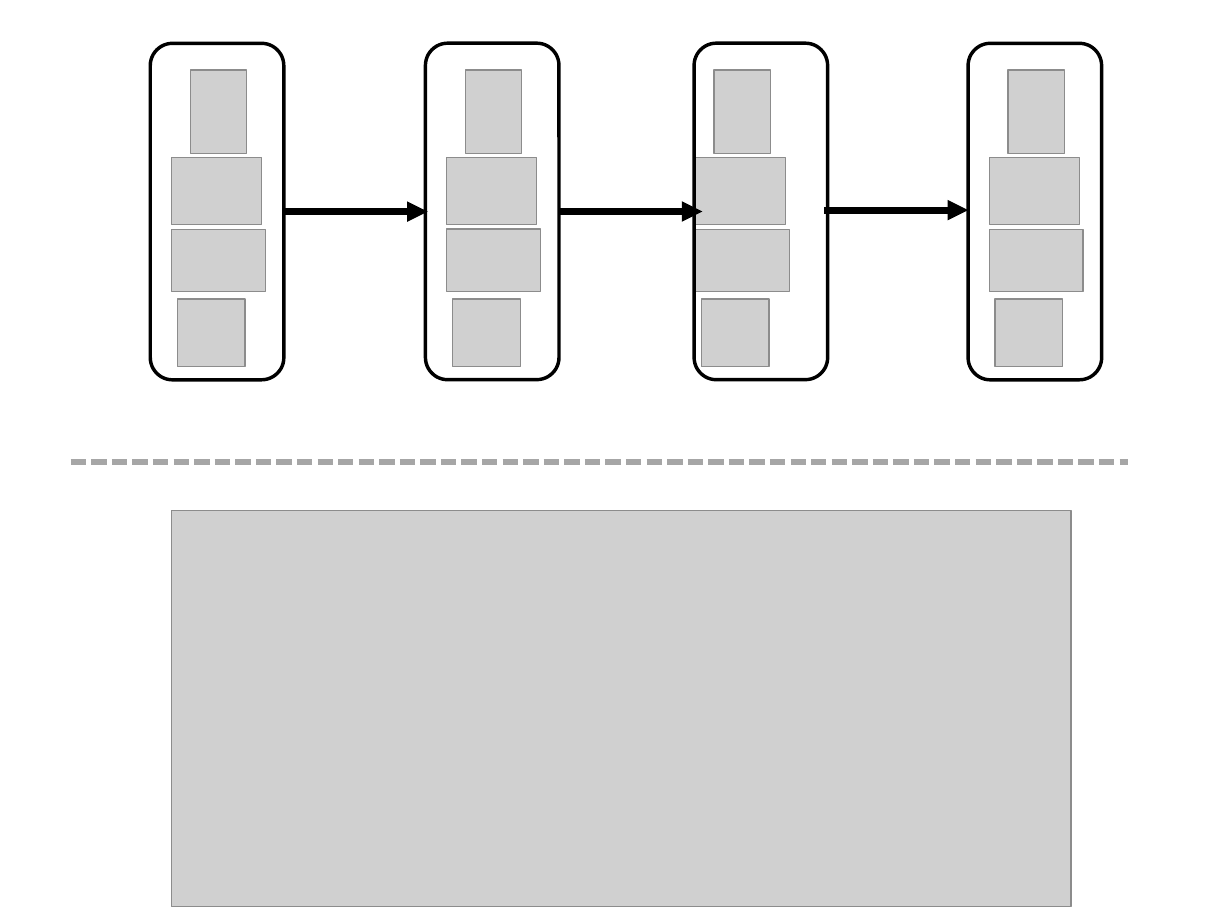
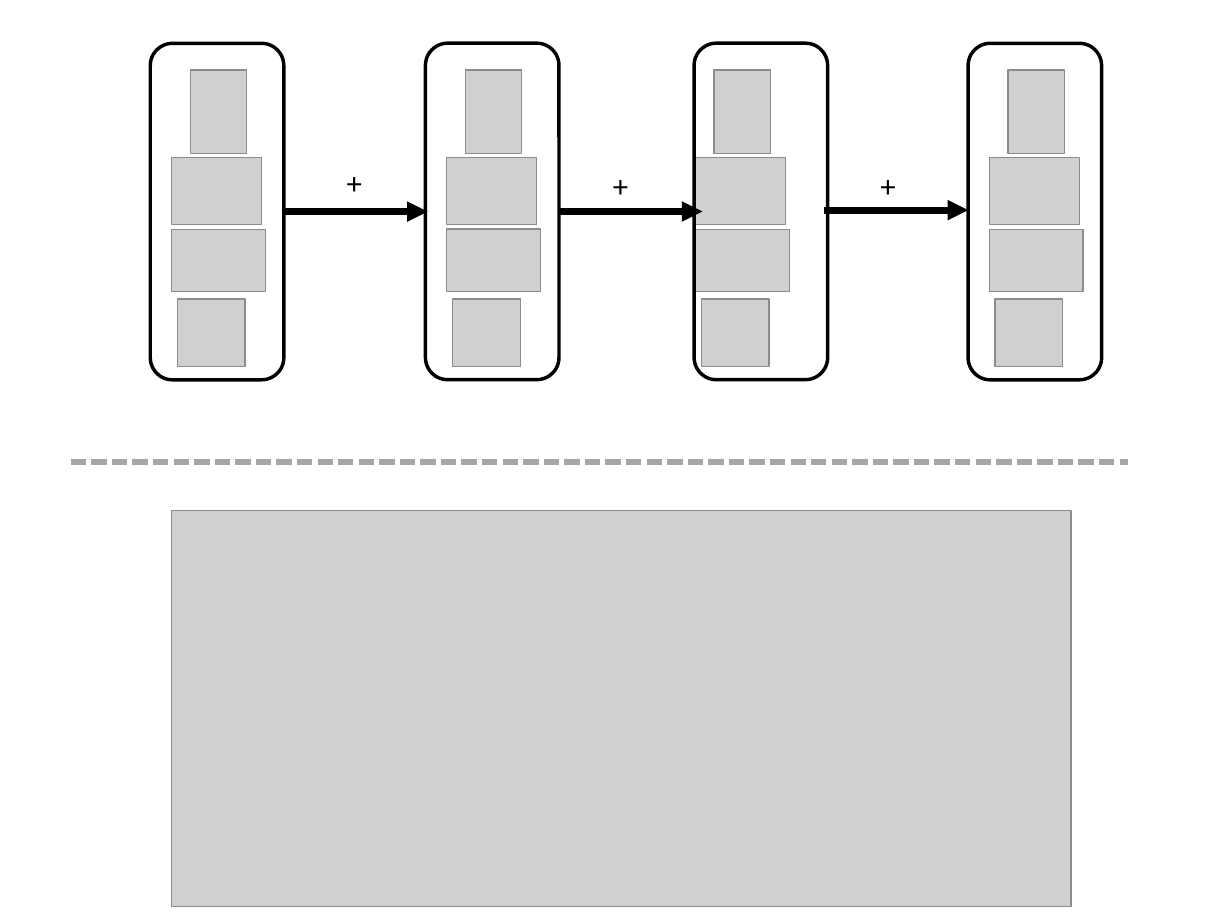
Before and after one commit to fdabl/bayes_workshop, a slide deck: slide 10 of cambridge/slides/img/des_flu_md.pptx. Drawn at 1232x924 pixels with LibreOffice and Linux fonts; fonts in the diff are those of the drawing; grey boxes stand for pictures. Boxes give left, top, right and bottom in pixels: in the first picture for what was removed or moved away, otherwise in the second. Text is boxed around its words. In the diff, an @@ line names an element or a change of style, - is before the commit and + after.

```diff
--- a/cambridge/slides/img/des_flu_md.pptx
+++ b/cambridge/slides/img/des_flu_md.pptx
@@ text added at (x1=335, y1=158, x2=403, y2=207), 18 pt, text #000000 @@
++
@@ text added at (x1=601, y1=160, x2=669, y2=209), 18 pt, text #000000 @@
++
@@ text added at (x1=869, y1=160, x2=936, y2=209), 18 pt, text #000000 @@
++
```
Also in this commit, not shown: 3 slides added, 6 other files.
